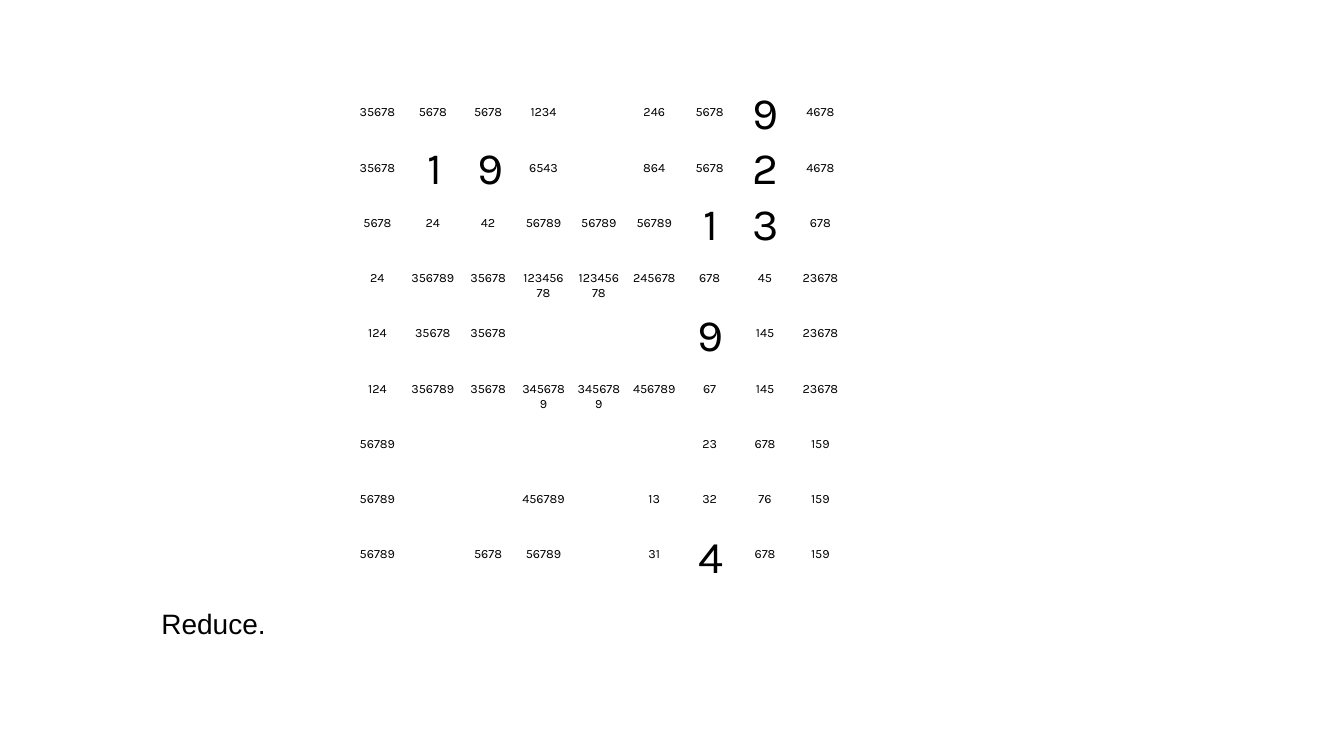
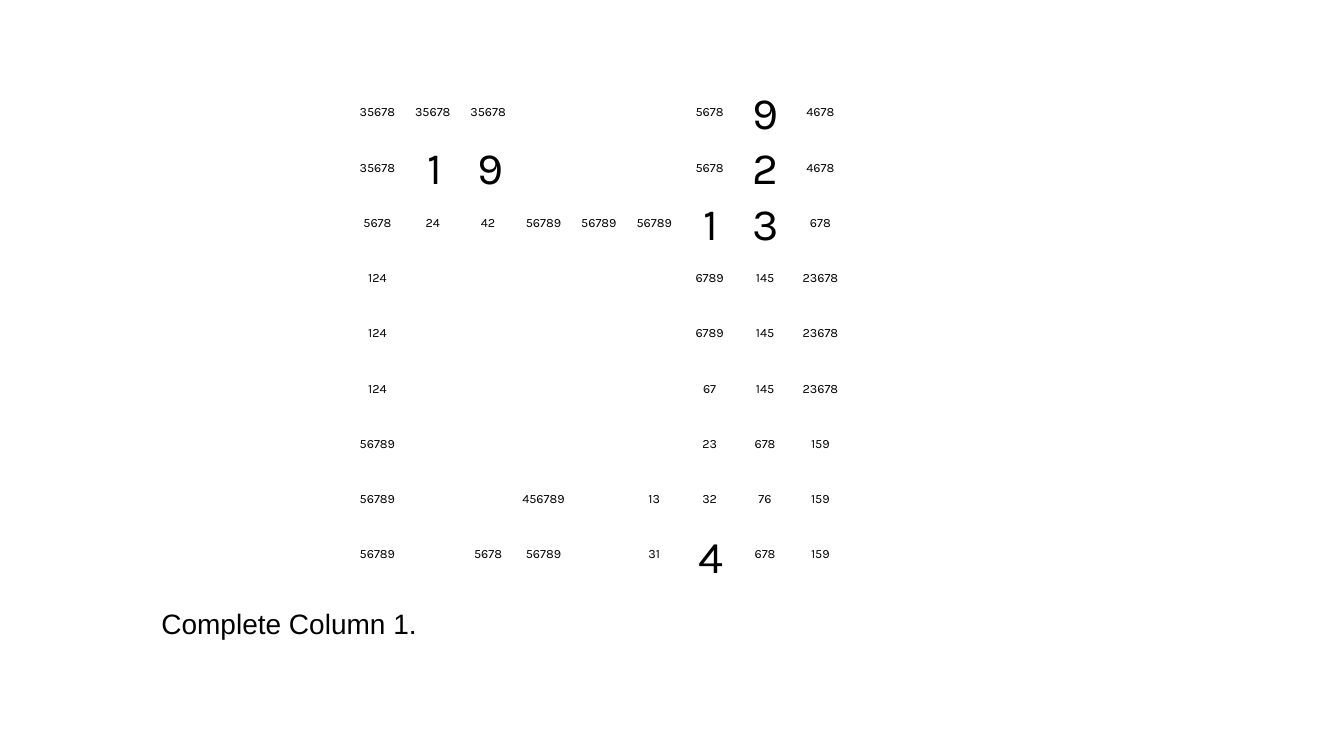
Before and after one commit to jhardis/WSJ_Number_Puzzles, a slide deck: slide 21 of 20260905_1.pptx (slide 36 before the commit). Drawn at 1344x756 pixels with LibreOffice and Linux fonts; fonts in the diff are those of the drawing; background and template pictures are left out. Boxes give left, top, right and bottom in pixels: in the first picture for what was removed or moved away, otherwise in the second. Text is boxed around its words. In the diff, an @@ line names an element or a change of style, - is before the commit and + after.

```diff
--- a/20260905_1.pptx
+++ b/20260905_1.pptx
@@ text "35678": place and size @@
-text "35678" at <box>415,329,450,337</box>
+text "35678" at <box>415,108,450,116</box>
@@ text removed at <box>419,108,447,116</box> @@
-5678
@@ text "35678": place and size @@
-text "35678" at <box>470,274,505,282</box>
+text "35678" at <box>470,108,505,116</box>
@@ text removed at <box>474,108,502,116</box> @@
-5678
@@ text removed at <box>531,108,557,116</box> @@
-1234
@@ text removed at <box>643,108,665,116</box> @@
-246
@@ text removed at <box>529,164,558,172</box> @@
-6543
@@ text removed at <box>643,164,665,172</box> @@
-864
@@ text removed at <box>512,265,575,306</box> @@
-12345678
@@ text removed at <box>568,265,630,306</box> @@
-12345678
@@ text at <box>368,274,386,282</box>: text changed @@
-24
+124
@@ text removed at <box>411,274,454,282</box> @@
-356789
@@ text removed at <box>633,274,675,282</box> @@
-245678
@@ text at <box>696,274,724,282</box>: text changed @@
-678
+6789
@@ text at <box>756,274,774,282</box>: text changed @@
-45
+145
@@ text removed at <box>470,329,505,337</box> @@
-35678
@@ text added at <box>696,329,724,337</box>, 9 pt, text #000000 @@
+6789
@@ text removed at <box>698,322,724,352</box> @@
-9
@@ text removed at <box>411,385,454,393</box> @@
-356789
@@ text removed at <box>470,385,505,393</box> @@
-35678
@@ text removed at <box>512,376,575,416</box> @@
-3456789
@@ text removed at <box>568,376,630,416</box> @@
-3456789
@@ text removed at <box>633,385,675,393</box> @@
-456789
@@ text at <box>161,613,416,639</box>: text changed @@
-Reduce.
+Complete Column 1.
```
Also in this commit, not shown: 51 other slides changed, 8 slides added, 23 slides removed.
